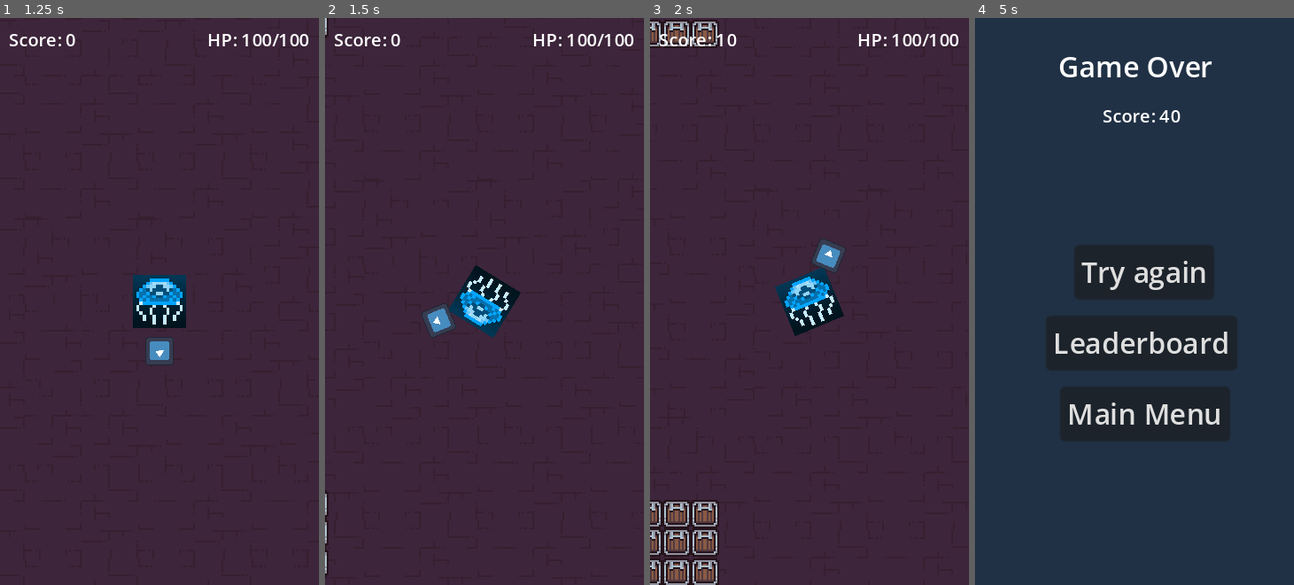
Above: before the commit, frames 1-4 (left to right).
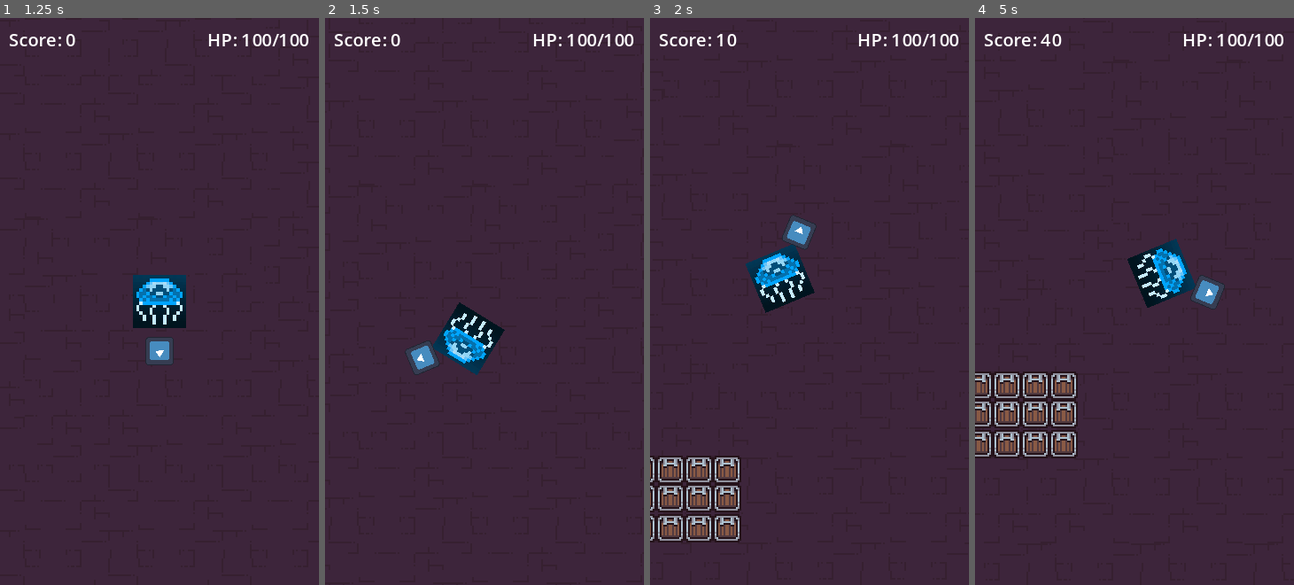
Above: after the commit, the same moments.

Repository: AndresNS/arrow-dash
Game: Godot game, scene res://scenes/main_menu.tscn
The game is run twice, just before and just after one commit, with the same random seed, the same clock (stepped at 60 frames per second) and the same inputs. The engine's default icon, where the game draws it, is replaced by a stand-in: a white triangle on a blue panel in a dark square.
Inputs:
- Up to frame 1 (1.25 s): click "Play" at 0.5 s
- Up to frame 2 (1.5 s): tap Enter (ui_accept) at 1.25, 1.35 s
- Up to frame 3 (2 s): tap Enter (ui_accept) at 1.52, 1.82 s
- Up to frame 4 (5 s): tap Enter (ui_accept) at 2.1, 2.27, 2.57, 2.85, 3.6, 3.77, 4.07, 4.35, 4.52, 4.82 s

Frame 1 is identical in both runs. In frame 2, 3.4% of the frame differs, in the area x 0-62%, y 0-99%; in frame 3, 8.8%; in frame 4, 94%, in the area x 0-100%, y 0-100%.

Commit message:
Add small boost on movement action

Diff:
--- a/scenes/game.tscn
+++ b/scenes/game.tscn
@@ -599,6 +599,7 @@
 position = Vector2(96, 0)
 
 [node name="Camera2D" type="Camera2D" parent="Player"]
+position_smoothing_enabled = true
 
 [node name="Obstacles" type="Node" parent="."]
 
--- a/scripts/enemy.gd
+++ b/scripts/enemy.gd
@@ -4,10 +4,10 @@
 
 @onready var game_manager: GameManager = null
 
-const SPEED: float = 365.0
+const SPEED: float = 65.0
 
 var player: Player = null
-var attack_damage: int = 25
+var attack_damage: int = 5
 
 func _ready() -> void:
 	game_manager = get_tree().current_scene.get_node("GameManager")
--- a/scripts/player.gd
+++ b/scripts/player.gd
@@ -5,6 +5,7 @@
 signal health_changed(new_health: int)
 
 const SPEED: float = 100.0
+const INITIAL_SPEED_BOOST: float = 2.0
 
 @onready var player_sprite: Sprite2D = $PlayerSprite
 @onready var arrow_container: Node2D = $ArrowContainer
@@ -15,6 +16,8 @@
 var max_health: int = 100
 var health: int = max_health
 var hurtbox: Hurtbox
+var is_boosting: bool = false
+var speed_boost: float = INITIAL_SPEED_BOOST
 
 func _ready() -> void:
 	arrow_animation.speed_scale = arrow_speed
@@ -26,14 +29,22 @@
 	var arrow_angle: float = arrow_container.rotation
 
 	if Input.is_action_just_pressed("ui_accept"):
+		speed_boost = INITIAL_SPEED_BOOST
 		player_sprite.rotation = arrow_angle
 		velocity = Vector2(cos(arrow_angle - PI/2), sin(arrow_angle - PI/2)) * SPEED
 
-	var collision: KinematicCollision2D = move_and_collide(velocity * delta)
+	var collision: KinematicCollision2D = move_and_collide((velocity * speed_boost) * delta)
 
 	if collision:
 		velocity = velocity.bounce(collision.get_normal())
 		player_sprite.rotation = velocity.angle() + PI/2
+
+	if (speed_boost >= 1):
+		speed_boost -= 0.05
+		if (speed_boost < 1):
+			speed_boost = 1
+
+	print(speed_boost)
 
 func take_damage(amount: int) -> void:
 	health -= amount
--- a/scripts/spawner.gd
+++ b/scripts/spawner.gd
@@ -6,7 +6,7 @@
 
 const EnemyScene = preload("res://scenes/enemy.tscn")
 
-@export var spawn_rate: float = 1.0
+@export var spawn_rate: float = 5.0
 var game: Game = null
 
 func _ready() -> void:
Not shown, changed: export_presets.cfg
